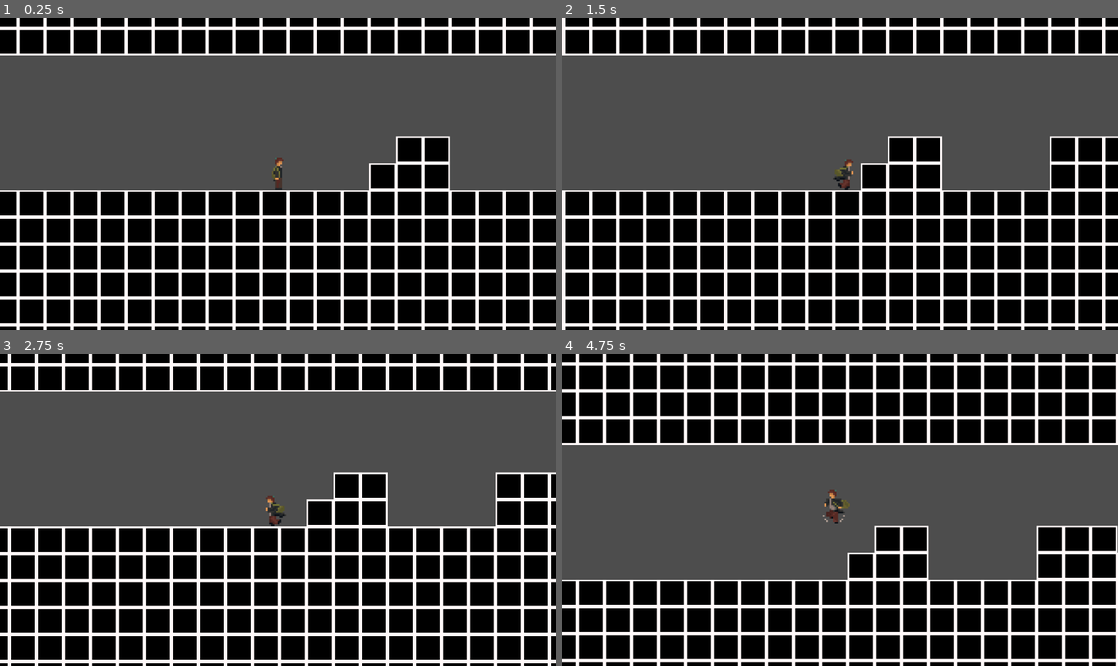
Above: before the commit, frames 1-4 (two rows, left to right).
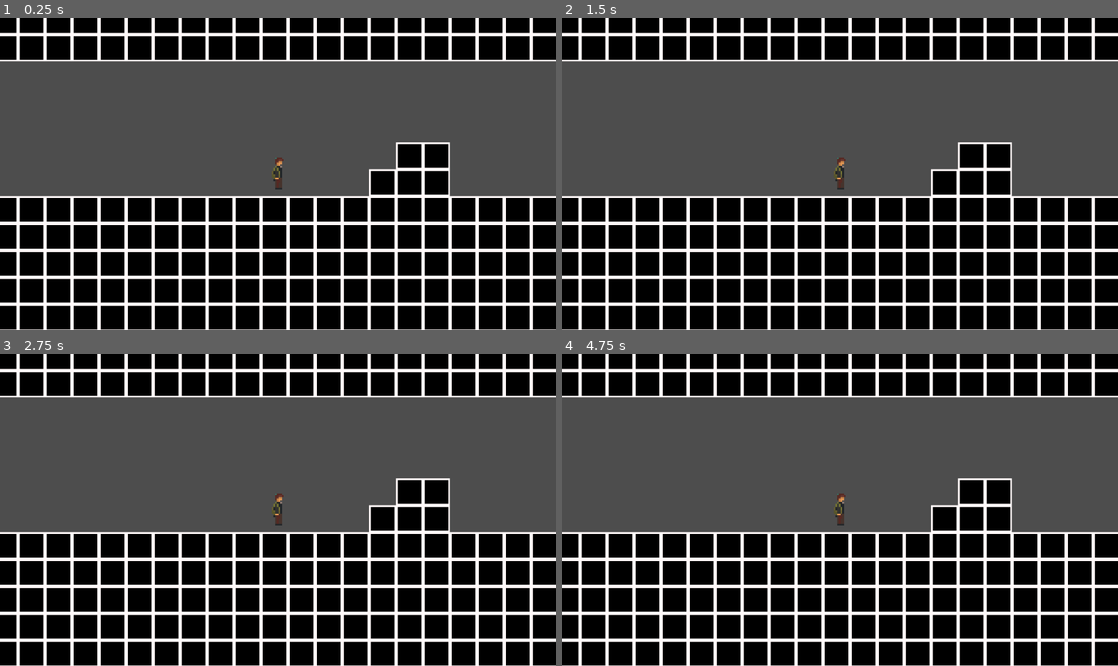
Above: after the commit, the same moments.

Repository: Zach9123/L1-Digital
Game: Godot game, scene res://Scenes/level_1.tscn
Two runs of this game, one before a commit and one after it. Both use one fixed random seed, a clock stepped at 60 frames per second and the inputs below.
Inputs:
- Up to frame 1 (0.25 s): no input
- Up to frame 2 (1.5 s): hold Right (ui_right) from 0.53 s (still down); tap Up (ui_up) at 0.77 s
- Up to frame 3 (2.75 s): tap Up (ui_up) at 1.52 s; release Right (ui_right) at 2.03 s; hold Left (ui_left) from 2.03 s (still down)
- Up to frame 4 (4.75 s): release Left (ui_left) at 2.78 s; hold Right (ui_right) 2.78-4.28 s; tap Up (ui_up) at 3.02, 3.77, 4.52 s; hold Left (ui_left) from 4.28 s (still down)

The runs differ from the first frame. In frame 1, 18% of the frame differs, in the area x 0-100%, y 2-100%; in frame 2, 35%; in frame 3, 34%; in frame 4, 49%, in the area x 0-100%, y 0-100%.
Error after the commit: Parse Error: Function "start_dash()" not found in base self. (res://Scenes/character_body_2d.gd:55)

Commit message:
V2.0 (real version)

Diff:
--- a/Rendezvous/Scenes/character_body_2d.gd
+++ b/Rendezvous/Scenes/character_body_2d.gd
@@ -7,6 +7,15 @@
 
 @export var gravity_down_factor: float = 2.3
 
+@export var dash_speed: float = 900.0
+@export var dash_duration: float = 0.2
+@export var dash_cooldown: float = 0.5
+
+var is_dashing: bool = false
+var can_dash: bool = true
+var dash_timer: float = 0.0
+var dash_cooldown_timer: float = 0.0
+var dash_direction: Vector2 = Vector2.ZERO
 
 var start_position = Vector2(579, 319)
 
@@ -14,8 +23,11 @@
 @onready var jump_buffer_timer: Timer = $JumpBufferTimer
 @onready var cyote_timer: Timer = $CyoteTimer
 
-enum State{idle, walk, jump, down}
+enum State{idle, walk, jump, down, dash}
 var current_state: State = State.idle
+
+
+
 
 func _physics_process(delta: float) -> void:
 	handle_input()
@@ -38,6 +50,10 @@
 func handle_input() -> void:
 	if Input.is_action_just_pressed("ui_up"):
 		jump_buffer_timer.start()
+
+	if Input.is_action_just_pressed("dash") and can_dash and not is_dashing:
+		start_dash()
+
 
 
 	var direction = Input.get_axis("ui_left", "ui_right")
--- a/Rendezvous/Scenes/level_1.tscn
+++ b/Rendezvous/Scenes/level_1.tscn
@@ -21,6 +21,12 @@
 
 [node name="CharacterBody2D" parent="." unique_id=1793281390 instance=ExtResource("1_vk57k")]
 position = Vector2(518, 355)
+acceleration = null
+speed = null
+gravity_down_factor = null
+dash_speed = null
+dash_duration = null
+dash_cooldown = null
 
 [node name="TileMapLayer" type="TileMapLayer" parent="." unique_id=1514561120]
 tile_map_data = PackedByteArray("AAAhABsAAQAAAAAAAAAoABsAAQAAAAAAAAAwABsAAQAAAAAAAAAvABsAAQAAAAAAAAA2ABsAAQAAAAAAAAA9AB …(30912 unchanged characters)…
